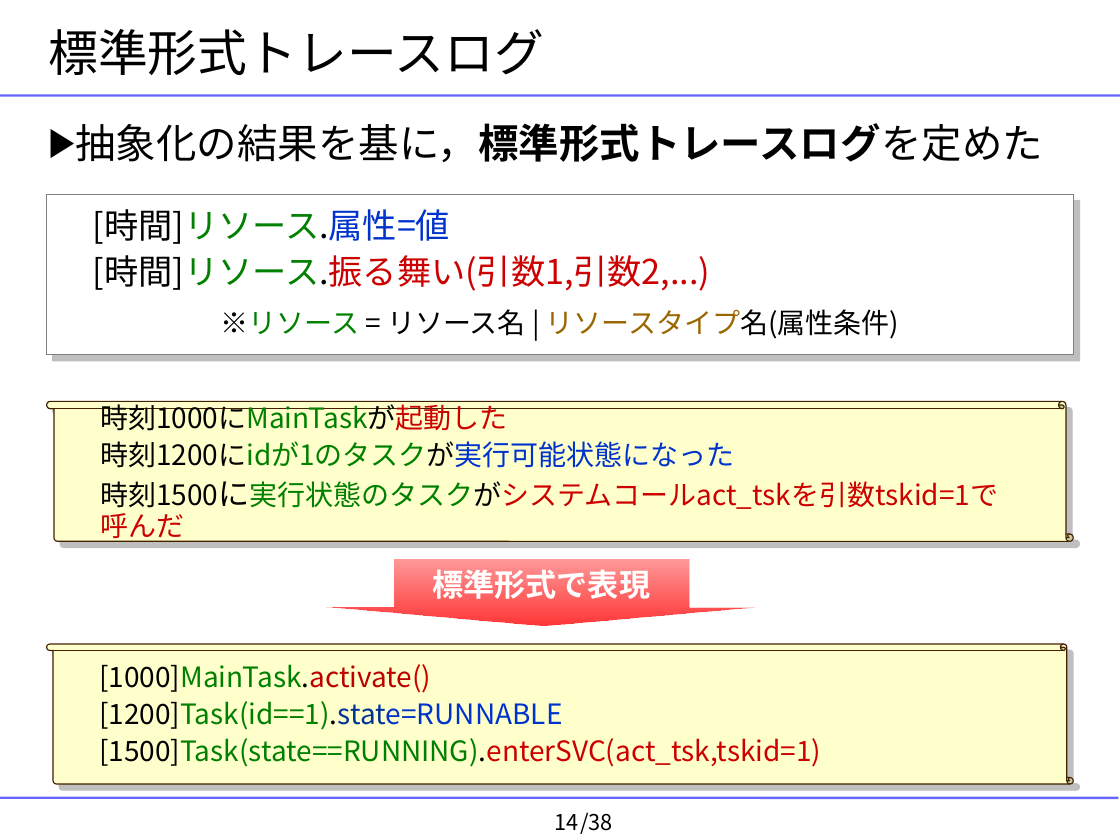
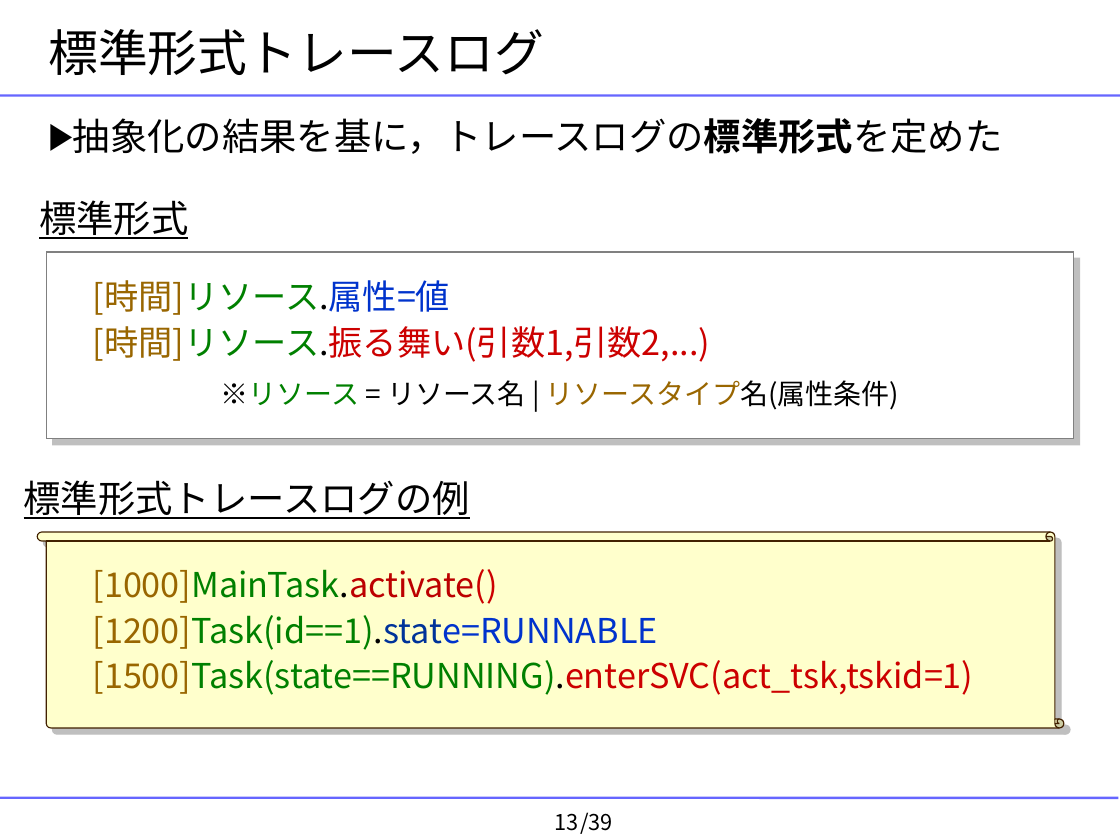
Before and after one commit to YixiaoLi/tlv4mc, a slide deck: slide 13 of doc/masterThesis/2008/goto/goto-thesis-slide.ppt (slide 14 before the commit). Drawn at 1120x840 pixels with LibreOffice and Linux fonts; fonts in the diff are those of the drawing; background and template pictures are left out. Boxes give left, top, right and bottom in pixels: in the first picture for what was removed or moved away, otherwise in the second. Text is boxed around its words. In the diff, an @@ line names an element or a change of style, - is before the commit and + after.

```diff
--- a/doc/masterThesis/2008/goto/goto-thesis-slide.ppt
+++ b/doc/masterThesis/2008/goto/goto-thesis-slide.ppt
@@ text at bbox=[73, 118, 1003, 154]: text changed; size 26 to 24.1 pt @@
-▶ 抽象化の結果を基に，標準形式トレースログを定めた
+▶ 抽象化の結果を基に，トレースログの標準形式を定めた
@@ text added at bbox=[39, 200, 188, 239], 24 pt, text #000000, underline @@
+標準形式
@@ rectangle "[時間]リソース.属性=値": place and size @@
-rectangle "[時間]リソース.属性=値" at bbox=[47, 194, 1074, 354]
+rectangle "[時間]リソース.属性=値" at bbox=[47, 252, 1074, 439]
@@ text in rectangle at bbox=[93, 281, 711, 362]: text colour #000000 to #996600 in "[時間]リソース.属性=値", "[時間]リソース.振る舞い(引数1,引数2,...)" @@
@@ vertical scroll removed at bbox=[47, 401, 1074, 541] @@
-時刻1000にMainTaskが起動した
-時刻1200にidが1のタスクが実行可能状態になった
-時刻1500に実行状態のタスクがシステムコールact_tskを引数tskid=1で呼んだ
@@ text added at bbox=[24, 480, 470, 519], 24 pt, text #000000, underline @@
+標準形式トレースログの例
@@ vertical scroll "[1000]MainTask.activate()": place and size @@
-vertical scroll "[1000]MainTask.activate()" at bbox=[47, 644, 1074, 784]
+vertical scroll "[1000]MainTask.activate()" at bbox=[37, 532, 1064, 728]
@@ vertical scroll "[1000]MainTask.activate()" at bbox=[37, 532, 1064, 728]: size 18 to 22 pt; text colour #000000 to #996600 in "[1000]MainTask.activate()", "[1200]Task(id==1).state=RUNNABLE", "[1500]Task(state==RUNNING).enterSVC(act_tsk,tskid=1)"; more space between paragraphs @@
@@ down arrow removed at bbox=[327, 560, 756, 625] @@
-標準形式で表現
@@ page number at bbox=[554, 813, 578, 831]: text changed @@
-14
+13
@@ text at bbox=[580, 812, 613, 834]: text changed @@
-/38
+/39
```
Also in this commit, not shown: 32 other slides changed, 5 slides added, 3 slides removed, 3 other files.
